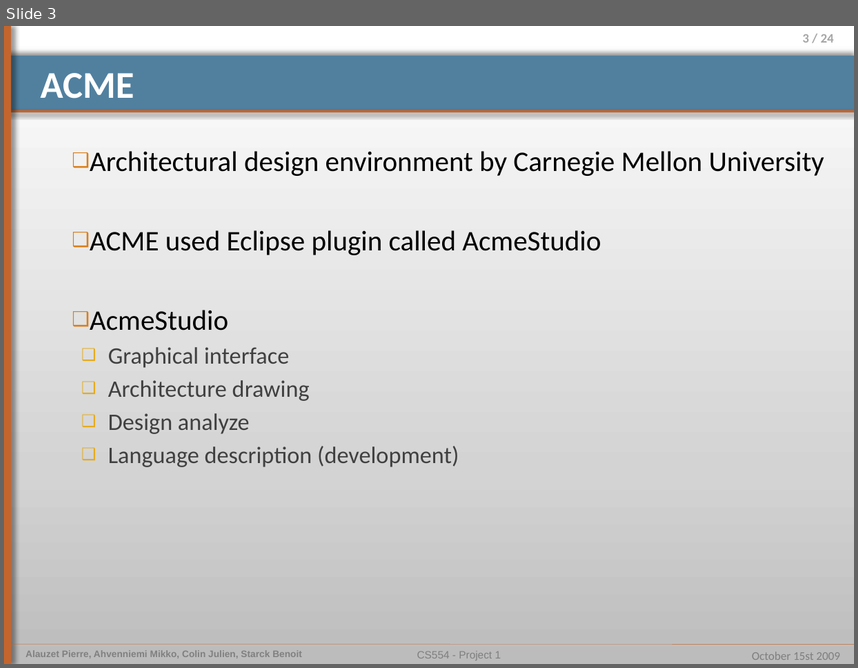
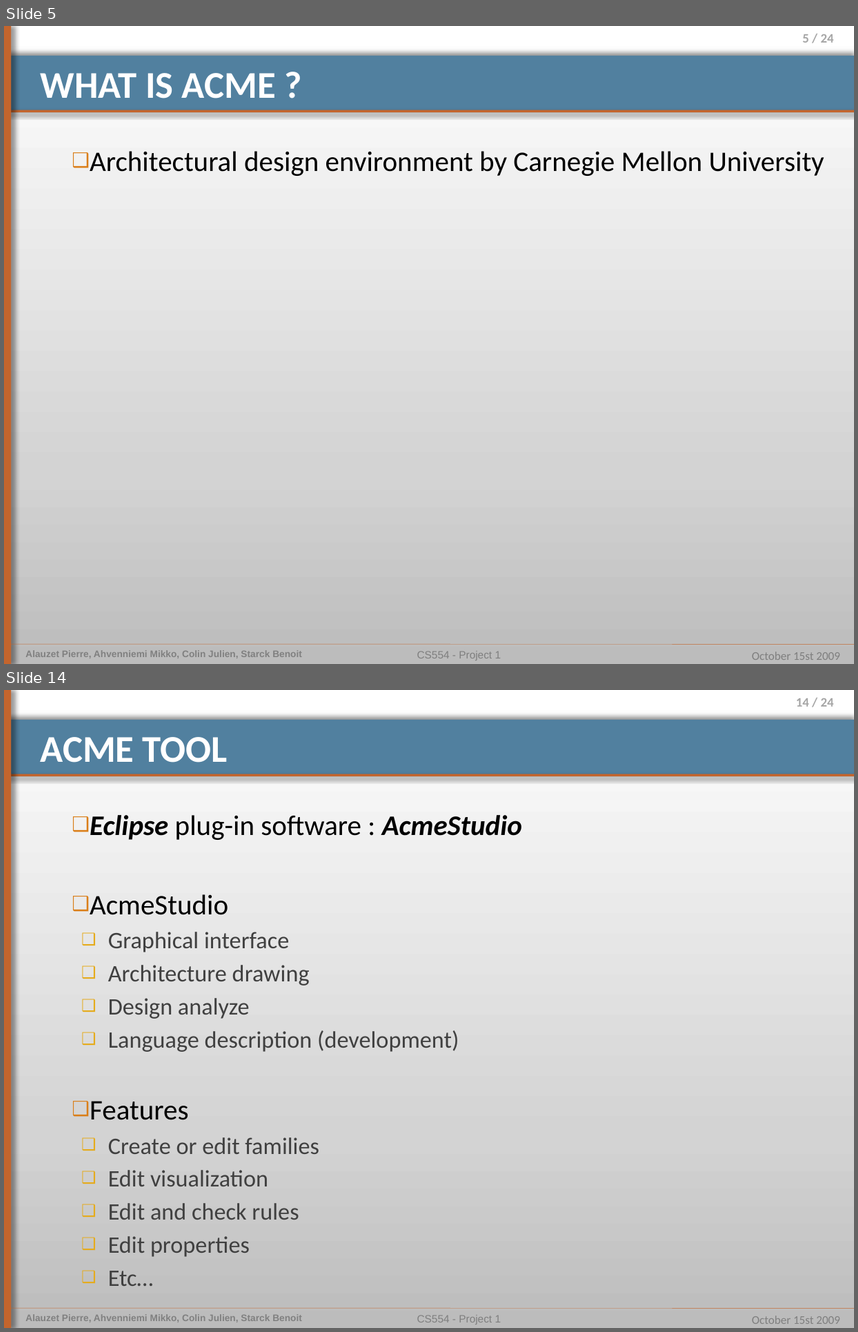
Before and after one commit to pierrealauzet/euroteam, a slide deck: Project 2/Part1/CS554_EuroTeam_Project2_OP4.pptx. Shown one above the other, each under a label of ours: slide 3 before the commit, slides 5 and 14 after it; the slides between them are not shown. The pictures are 858x668 and 858x1332 pixels, drawn with LibreOffice and Linux fonts; fonts in the diff are those of the drawing. Boxes give left, top, right and bottom in pixels: in the first picture for what was removed or moved away, otherwise in the second. Text is boxed around its words. In the diff, an @@ line names an element or a change of style, - is before the commit and + after.

```diff
--- a/Project 2/Part1/CS554_EuroTeam_Project2_OP4.pptx
+++ b/Project 2/Part1/CS554_EuroTeam_Project2_OP4.pptx
@@ slide 14 added at [4, 690, 854, 1328], background gradient #BDBDBD to #D3D3D3 to #FFFFFF; not listed: 9 template elements that a slide beside it also shows @@
@@ title added at [41, 737, 228, 762], 32 pt, text #FFFFFF, bold @@
+ACME TOOL
@@ text added at [90, 815, 522, 1285], 20 pt, text #404040 @@
+❑ Eclipse plug-in software : AcmeStudio
+❑ AcmeStudio
+  ❑ Graphical interface
+  ❑ Architecture drawing
+  ❑ Design analyze
+  ❑ Language description (development)
+❑ Features
+  ❑ Create or edit families
+  ❑ Edit visualization
+  ❑ Edit and check rules
+  ❑ Edit properties
+  ❑ Etc…
@@ what was slide 3 is now slide 5 @@
@@ slide 5 changed as well @@
@@ page number at [802, 34, 834, 43]: text changed @@
-3 / 24
+5 / 24
@@ title at [41, 73, 276, 98]: text changed @@
-ACME
+WHAT IS ACME ?
@@ text at [90, 230, 601, 467]: paragraphs removed @@
-❑ ACME used Eclipse plugin called AcmeStudio
-❑ AcmeStudio
-  ❑ Graphical interface
-  ❑ Architecture drawing
-  ❑ Design analyze
-  ❑ Language description (development)
```
Also in this commit, not shown: 3 other slides changed, 15 other slides added, 2 slides removed, 5 other files.
